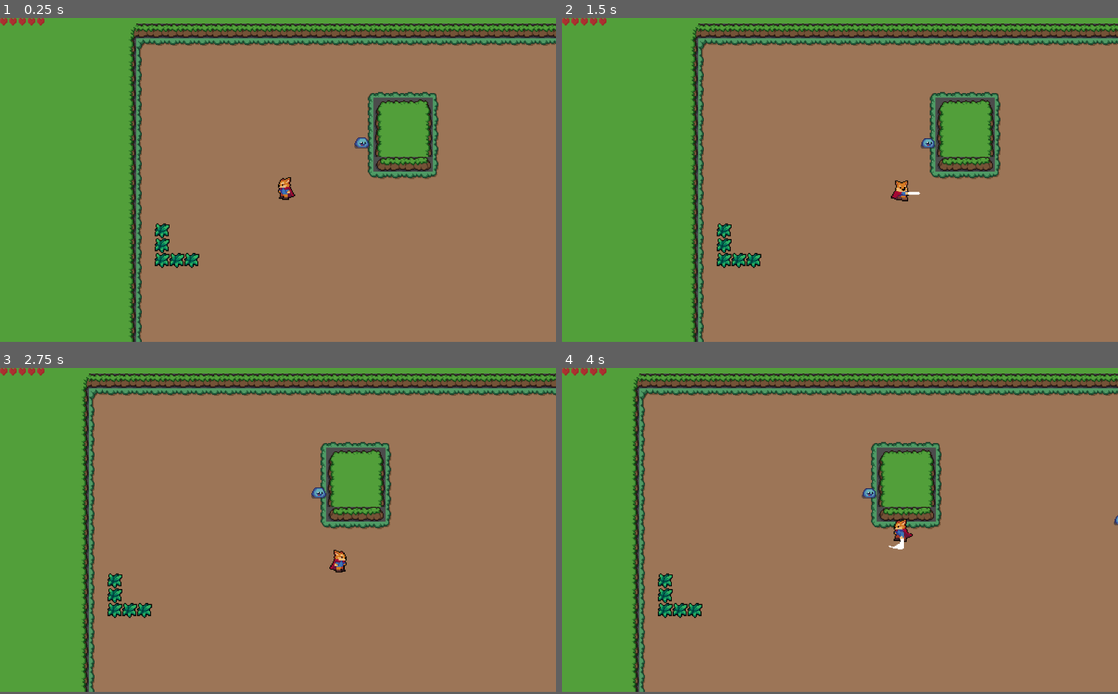
Above: before the commit, frames 1-4 (two rows, left to right).
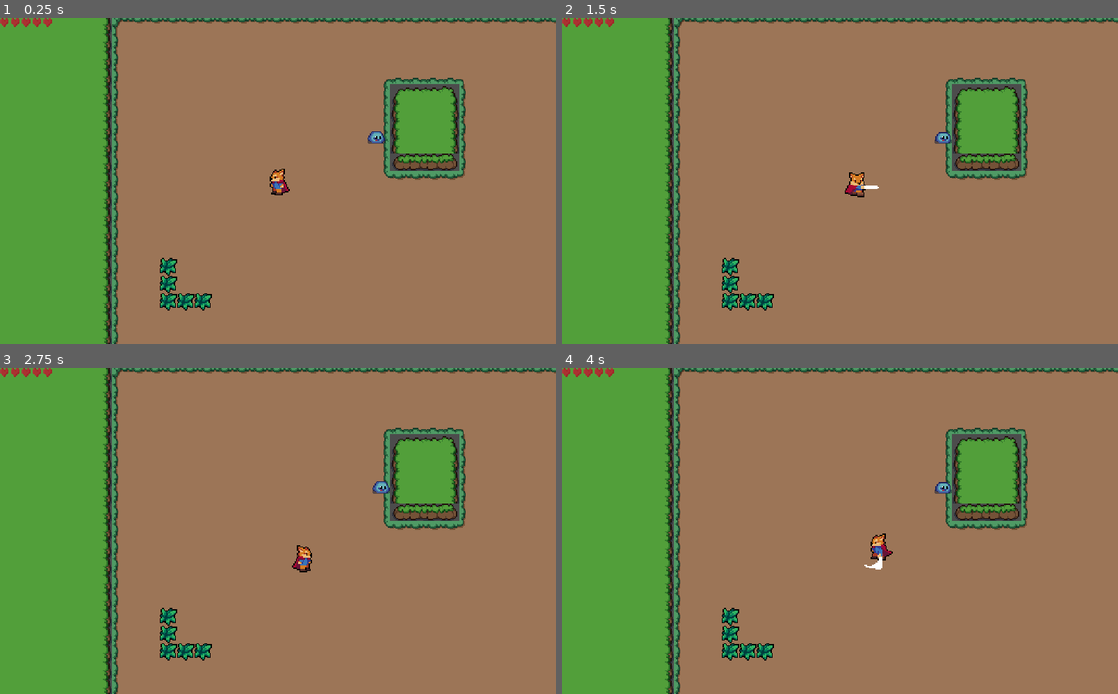
Above: after the commit, the same moments.

Repository: Datara127/Godot_first_project
Game: Godot game, scene res://Scenes/Levels/BaseLevel.tscn
The game is run twice, just before and just after one commit, with the same random seed, the same clock (stepped at 60 frames per second) and the same inputs.
Inputs (mouse positions are in pixels of both pictures, inside the frame that each line leads up to):
- Up to frame 1 (0.25 s): no input
- Up to frame 2 (1.5 s): move the mouse to (962, 164) at 0.52 s; hold D (Move_right) 0.53-1.28 s; tap Space (roll_space, bound only after the commit) at 0.6 s; move the mouse to (728, 197) at 1.27 s; hold S (Move_down) from 1.28 s (still down); click (728, 197) at 1.35 s
- Up to frame 3 (2.75 s): tap Space (roll_space, bound only after the commit) at 1.55, 2.1 s; move the mouse to (333, 459) at 2.02 s; release S (Move_down) at 2.03 s; hold D (Move_right) from 2.03 s (still down)
- Up to frame 4 (4 s): move the mouse to (812, 596) at 2.77 s; release D (Move_right) at 2.78 s; hold W (Move_up) 2.78-3.53 s; tap Space (roll_space, bound only after the commit) at 2.85, 3.8 s; move the mouse to (1006, 579) at 3.52 s; hold A (Move_left) from 3.53 s (still down); click (1006, 579) at 3.6 s
In our replay, the window is 800x466 before the commit and 800x469 after it. These sizes can differ from the game's own. Grey fills any space a smaller window leaves; there, only what the larger window draws over its background counts as a difference.

The runs differ from the first frame. In frame 1, 19% of the frame differs, in the area x 0-100%, y 0-100%; in frame 2, 19%; in frame 3, 22%; in frame 4, 24%.

Commit message:
add animGrass, sword hit animation and hitbox, hurtbox

Diff:
--- a/project_1/Scenes/Entitys/MainPerson.tscn
+++ b/project_1/Scenes/Entitys/MainPerson.tscn
@@ -1,7 +1,8 @@
-[gd_scene load_steps=40 format=2]
+[gd_scene load_steps=53 format=2]
 
 [ext_resource path="res://Assets/characters/PlayerFox.png" type="Texture" id=1]
 [ext_resource path="res://Scripts/MainPerson.gd" type="Script" id=2]
+[ext_resource path="res://Scenes/World/HItBox.tscn" type="PackedScene" id=3]
 
 [sub_resource type="Animation" id=36]
 resource_name = "HitDown"
@@ -32,6 +33,42 @@
 "method": "animation_attack_finish"
 } ]
 }
+tracks/2/type = "value"
+tracks/2/path = NodePath("HitBoxPivot:rotation_degrees")
+tracks/2/interp = 1
+tracks/2/loop_wrap = true
+tracks/2/imported = false
+tracks/2/enabled = true
+tracks/2/keys = {
+"times": PoolRealArray( 0 ),
+"transitions": PoolRealArray( 1 ),
+"update": 0,
+"values": [ 270.0 ]
+}
+tracks/3/type = "value"
+tracks/3/path = NodePath("HitBoxPivot/SwordHItBox/CollisionHitBox:position")
+tracks/3/interp = 1
+tracks/3/loop_wrap = true
+tracks/3/imported = false
+tracks/3/enabled = true
+tracks/3/keys = {
+"times": PoolRealArray( 0 ),
+"transitions": PoolRealArray( 1 ),
+"update": 0,
+"values": [ Vector2( -8, -3 ) ]
+}
+tracks/4/type = "value"
+tracks/4/path = NodePath("HitBoxPivot/SwordHItBox/CollisionHitBox:disabled")
+tracks/4/interp = 1
+tracks/4/loop_wrap = true
+tracks/4/imported = false
+tracks/4/enabled = true
+tracks/4/keys = {
+"times": PoolRealArray( 0, 0.1, 0.3 ),
+"transitions": PoolRealArray( 1, 1, 1 ),
+"update": 1,
+"values": [ true, false, true ]
+}
 
 [sub_resource type="Animation" id=34]
 resource_name = "HitLeft"
@@ -62,11 +99,46 @@
 "method": "animation_attack_finish"
 } ]
 }
+tracks/2/type = "value"
+tracks/2/path = NodePath("HitBoxPivot:rotation_degrees")
+tracks/2/interp = 1
+tracks/2/loop_wrap = true
+tracks/2/imported = false
+tracks/2/enabled = true
+tracks/2/keys = {
+"times": PoolRealArray( 0 ),
+"transitions": PoolRealArray( 1 ),
+"update": 0,
+"values": [ 180.0 ]
+}
+tracks/3/type = "value"
+tracks/3/path = NodePath("HitBoxPivot/SwordHItBox/CollisionHitBox:position")
+tracks/3/interp = 1
+tracks/3/loop_wrap = true
+tracks/3/imported = false
+tracks/3/enabled = true
+tracks/3/keys = {
+"times": PoolRealArray( 0 ),
+"transitions": PoolRealArray( 1 ),
+"update": 0,
+"values": [ Vector2( 1, -3 ) ]
+}
+tracks/4/type = "value"
+tracks/4/path = NodePath("HitBoxPivot/SwordHItBox/CollisionHitBox:disabled")
+tracks/4/interp = 1
+tracks/4/loop_wrap = true
+tracks/4/imported = false
+tracks/4/enabled = true
+tracks/4/keys = {
+"times": PoolRealArray( 0, 0.1, 0.3 ),
+"transitions": PoolRealArray( 1, 1, 1 ),
+"update": 1,
+"values": [ true, false, true ]
+}
 
 [sub_resource type="Animation" id=35]
 resource_name = "HitRight"
 length = 0.4
-loop = true
 tracks/0/type = "value"
 tracks/0/path = NodePath("Sprite:frame")
 tracks/0/interp = 1
@@ -93,11 +165,46 @@
 "method": "animation_attack_finish"
 } ]
 }
+tracks/2/type = "value"
+tracks/2/path = NodePath("HitBoxPivot:rotation_degrees")
+tracks/2/interp = 1
+tracks/2/loop_wrap = true
+tracks/2/imported = false
+tracks/2/enabled = true
+tracks/2/keys = {
+"times": PoolRealArray( 0 ),
+"transitions": PoolRealArray( 1 ),
+"update": 0,
+"values": [ 0.0 ]
+}
+tracks/3/type = "value"
+tracks/3/path = NodePath("HitBoxPivot/SwordHItBox/CollisionHitBox:position")
+tracks/3/interp = 1
+tracks/3/loop_wrap = true
+tracks/3/imported = false
+tracks/3/enabled = true
+tracks/3/keys = {
+"times": PoolRealArray( 0 ),
+"transitions": PoolRealArray( 1 ),
+"update": 0,
+"values": [ Vector2( 0, -1 ) ]
+}
+tracks/4/type = "value"
+tracks/4/path = NodePath("HitBoxPivot/SwordHItBox/CollisionHitBox:disabled")
+tracks/4/interp = 1
+tracks/4/loop_wrap = true
+tracks/4/imported = false
+tracks/4/enabled = true
+tracks/4/keys = {
+"times": PoolRealArray( 0, 0.1, 0.3 ),
+"transitions": PoolRealArray( 1, 1, 1 ),
+"update": 1,
+"values": [ true, false, true ]
+}
 
 [sub_resource type="Animation" id=33]
 resource_name = "HitUp"
 length = 0.4
-loop = true
 tracks/0/type = "value"
 tracks/0/path = NodePath("Sprite:frame")
 tracks/0/interp = 1
@@ -124,6 +231,42 @@
 "method": "animation_attack_finish"
 } ]
 }
+tracks/2/type = "value"
+tracks/2/path = NodePath("HitBoxPivot:rotation_degrees")
+tracks/2/interp = 1
+tracks/2/loop_wrap = true
+tracks/2/imported = false
+tracks/2/enabled = true
+tracks/2/keys = {
+"times": PoolRealArray( 0 ),
+"transitions": PoolRealArray( 1 ),
+"update": 0,
+"values": [ 90.0 ]
+}
+tracks/3/type = "value"
+tracks/3/path = NodePath("HitBoxPivot/SwordHItBox/CollisionHitBox:position")
+tracks/3/interp = 1
+tracks/3/loop_wrap = true
+tracks/3/imported = false
+tracks/3/enabled = true
+tracks/3/keys = {
+"times": PoolRealArray( 0 ),
+"transitions": PoolRealArray( 1 ),
+"update": 0,
+"values": [ Vector2( 3, 0 ) ]
+}
+tracks/4/type = "value"
+tracks/4/path = NodePath("HitBoxPivot/SwordHItBox/CollisionHitBox:disabled")
+tracks/4/interp = 1
+tracks/4/loop_wrap = true
+tracks/4/imported = false
+tracks/4/enabled = true
+tracks/4/keys = {
+"times": PoolRealArray( 0, 0.1, 0.3 ),
+"transitions": PoolRealArray( 1, 1, 1 ),
+"update": 1,
+"values": [ true, false, true ]
+}
 
 [sub_resource type="Animation" id=45]
 resource_name = "IdleDown"
@@ -206,6 +349,174 @@
 "transitions": PoolRealArray( 1 ),
 "update": 0,
 "values": [ 0 ]
+}
+tracks/1/type = "value"
+tracks/1/path = NodePath("HitBoxPivot/SwordHItBox/CollisionHitBox:rotation_degrees")
+tracks/1/interp = 1
+tracks/1/loop_wrap = true
+tracks/1/imported = false
+tracks/1/enabled = true
+tracks/1/keys = {
+"times": PoolRealArray( 0 ),
+"transitions": PoolRealArray( 1 ),
+"update": 0,
+"values": [ 0.0 ]
+}
+tracks/2/type = "value"
+tracks/2/path = NodePath("HitBoxPivot:rotation_degrees")
+tracks/2/interp = 1
+tracks/2/loop_wrap = true
+tracks/2/imported = false
+tracks/2/enabled = true
+tracks/2/keys = {
+"times": PoolRealArray( 0 ),
+"transitions": PoolRealArray( 1 ),
+"update": 0,
+"values": [ 0.0 ]
+}
+tracks/3/type = "value"
+tracks/3/path = NodePath("HitBoxPivot/SwordHItBox/CollisionHitBox:position")
+tracks/3/interp = 1
+tracks/3/loop_wrap = true
+tracks/3/imported = false
+tracks/3/enabled = true
+tracks/3/keys = {
+"times": PoolRealArray( 0 ),
+"transitions": PoolRealArray( 1 ),
+"update": 0,
+"values": [ Vector2( 1, -3 ) ]
+}
+tracks/4/type = "value"
+tracks/4/path = NodePath("HitBoxPivot/SwordHItBox/CollisionHitBox:disabled")
+tracks/4/interp = 1
+tracks/4/loop_wrap = true
+tracks/4/imported = false
+tracks/4/enabled = true
+tracks/4/keys = {
+"times": PoolRealArray( 0 ),
+"transitions": PoolRealArray( 1 ),
+"update": 0,
+"values": [ true ]
+}
+
+[sub_resource type="Animation" id=70]
+resource_name = "RollDown"
+length = 0.5
+tracks/0/type = "value"
+tracks/0/path = NodePath("Sprite:frame")
+tracks/0/interp = 1
+tracks/0/loop_wrap = true
+tracks/0/imported = false
+tracks/0/enabled = true
+tracks/0/keys = {
+"times": PoolRealArray( 0, 0.1, 0.2, 0.3, 0.4 ),
+"transitions": PoolRealArray( 1, 1, 1, 1, 1 ),
+"update": 1,
+"values": [ 55, 56, 57, 58, 59 ]
+}
+tracks/1/type = "method"
+tracks/1/path = NodePath(".")
+tracks/1/interp = 1
+tracks/1/loop_wrap = true
+tracks/1/imported = false
+tracks/1/enabled = true
+tracks/1/keys = {
+"times": PoolRealArray( 0.5 ),
+"transitions": PoolRealArray( 1 ),
+"values": [ {
+"args": [  ],
+"method": "animation_roll_finish"
+} ]
+}
+
+[sub_resource type="Animation" id=71]
+resource_name = "RollLeft"
+length = 0.5
+tracks/0/type = "value"
+tracks/0/path = NodePath("Sprite:frame")
+tracks/0/interp = 1
+tracks/0/loop_wrap = true
+tracks/0/imported = false
+tracks/0/enabled = true
+tracks/0/keys = {
+"times": PoolRealArray( 0, 0.1, 0.2, 0.3, 0.4 ),
+"transitions": PoolRealArray( 1, 1, 1, 1, 1 ),
+"update": 1,
+"values": [ 50, 51, 52, 53, 54 ]
+}
+tracks/1/type = "method"
+tracks/1/path = NodePath(".")
+tracks/1/interp = 1
+tracks/1/loop_wrap = true
+tracks/1/imported = false
+tracks/1/enabled = true
+tracks/1/keys = {
+"times": PoolRealArray( 0.5 ),
+"transitions": PoolRealArray( 1 ),
+"values": [ {
+"args": [  ],
+"method": "animation_roll_finish"
+} ]
+}
+
+[sub_resource type="Animation" id=68]
+resource_name = "RollRight"
+length = 0.5
+tracks/0/type = "value"
+tracks/0/path = NodePath("Sprite:frame")
+tracks/0/interp = 1
+tracks/0/loop_wrap = true
+tracks/0/imported = false
+tracks/0/enabled = true
+tracks/0/keys = {
+"times": PoolRealArray( 0, 0.1, 0.2, 0.3, 0.4 ),
+"transitions": PoolRealArray( 1, 1, 1, 1, 1 ),
+"update": 1,
+"values": [ 40, 41, 42, 43, 44 ]
+}
+tracks/1/type = "method"
+tracks/1/path = NodePath(".")
+tracks/1/interp = 1
+tracks/1/loop_wrap = true
+tracks/1/imported = false
+tracks/1/enabled = true
+tracks/1/keys = {
+"times": PoolRealArray( 0.5 ),
+"transitions": PoolRealArray( 1 ),
+"values": [ {
+"args": [  ],
+"method": "animation_roll_finish"
+} ]
+}
+
+[sub_resource type="Animation" id=69]
+resource_name = "RollUp"
+length = 0.5
+tracks/0/type = "value"
+tracks/0/path = NodePath("Sprite:frame")
+tracks/0/interp = 1
+tracks/0/loop_wrap = true
+tracks/0/imported = false
+tracks/0/enabled = true
+tracks/0/keys = {
+"times": PoolRealArray( 0, 0.1, 0.2, 0.3, 0.4 ),
+"transitions": PoolRealArray( 1, 1, 1, 1, 1 ),
+"update": 1,
+"values": [ 45, 46, 47, 48, 49 ]
+}
+tracks/1/type = "method"
+tracks/1/path = NodePath(".")
+tracks/1/interp = 1
+tracks/1/loop_wrap = true
+tracks/1/imported = false
+tracks/1/enabled = true
+tracks/1/keys = {
+"times": PoolRealArray( 0.5 ),
+"transitions": PoolRealArray( 1 ),
+"values": [ {
+"args": [  ],
+"method": "animation_roll_finish"
+} ]
 }
 
 [sub_resource type="Animation" id=41]
@@ -324,6 +635,31 @@
 blend_point_3/pos = Vector2( 1, 0 )
 blend_mode = 1
 
+[sub_resource type="AnimationNodeAnimation" id=72]
+animation = "RollLeft"
+
+[sub_resource type="AnimationNodeAnimation" id=73]
+animation = "RollUp"
+
+[sub_resource type="AnimationNodeAnimation" id=74]
+animation = "RollDown"
+
+[sub_resource type="AnimationNodeAnimation" id=75]
+animation = "RollRight"
+
+[sub_resource type="AnimationNodeBlendSpace2D" id=76]
+blend_point_0/node = SubResource( 72 )
+blend_point_0/pos = Vector2( -1, 0 )
+blend_point_1/node = SubResource( 73 )
+blend_point_1/pos = Vector2( 0, 1.1 )
+blend_point_2/node = SubResource( 74 )
+blend_point_2/pos = Vector2( 0, -1 )
+blend_point_3/node = SubResource( 75 )
+blend_point_3/pos = Vector2( 1, 0 )
+min_space = Vector2( -1, -1.1 )
+max_space = Vector2( 1, 1.1 )
+blend_mode = 1
+
 [sub_resource type="AnimationNodeAnimation" id=53]
 animation = "RunLeft"
 
@@ -357,26 +693,37 @@
 
 [sub_resource type="AnimationNodeStateMachineTransition" id=62]
 
+[sub_resource type="AnimationNodeStateMachineTransition" id=77]
+
+[sub_resource type="AnimationNodeStateMachineTransition" id=78]
+
 [sub_resource type="AnimationNodeStateMachine" id=51]
 states/Attack/node = SubResource( 60 )
 states/Attack/position = Vector2( 512, 182 )
 states/Idle/node = SubResource( 50 )
 states/Idle/position = Vector2( 512, 65 )
+states/Roll/node = SubResource( 76 )
+states/Roll/position = Vector2( 512, -30.9738 )
 states/Run/node = SubResource( 57 )
 states/Run/position = Vector2( 706, 65 )
-transitions = [ "Idle", "Run", SubResource( 58 ), "Run", "Idle", SubResource( 59 ), "Attack", "Idle", SubResource( 61 ), "Idle", "Attack", SubResource( 62 ) ]
+transitions = [ "Idle", "Run", SubResource( 58 ), "Run", "Idle", SubResource( 59 ), "Attack", "Idle", SubResource( 61 ), "Idle", "Attack", SubResource( 62 ), "Roll", "Idle", SubResource( 77 ), "Idle", "Roll", SubResource( 78 ) ]
 start_node = "Idle"
+graph_offset = Vector2( 0, -79.9738 )
 
 [sub_resource type="AnimationNodeStateMachinePlayback" id=52]
 
 [sub_resource type="RectangleShape2D" id=1]
-extents = Vector2( 6.15333, 7.39449 )
+extents = Vector2( 6.15333, 2.58807 )
 
 [sub_resource type="RectangleShape2D" id=25]
 extents = Vector2( 5.76177, 10.4513 )
 
 [sub_resource type="RectangleShape2D" id=32]
 extents = Vector2( 5.5, 4.25 )
+
+[sub_resource type="CapsuleShape2D" id=67]
+radius = 9.0
+height = 12.0
 
 [node name="KinematicBody2D" type="KinematicBody2D"]
 collision_layer = 2
@@ -384,7 +731,6 @@
 script = ExtResource( 2 )
 
 [node name="Sprite" type="Sprite" parent="."]
-position = Vector2( 7.5, 8.375 )
 scale = Vector2( 1.0791, 1.0283 )
 texture = ExtResource( 1 )
 hframes = 60
@@ -401,6 +747,10 @@
 anims/IdleRight = SubResource( 44 )
 anims/IdleUp = SubResource( 42 )
 anims/RESET = SubResource( 37 )
+anims/RollDown = SubResource( 70 )
+anims/RollLeft = SubResource( 71 )
+anims/RollRight = SubResource( 68 )
+anims/RollUp = SubResource( 69 )
 anims/RunDown = SubResource( 41 )
 anims/RunLeft = SubResource( 39 )
 anims/RunRight = SubResource( 40 )
@@ -413,10 +763,11 @@
 parameters/playback = SubResource( 52 )
 parameters/Attack/blend_position = Vector2( 0, 0 )
 parameters/Idle/blend_position = Vector2( 0, 0 )
+parameters/Roll/blend_position = Vector2( 0, 0 )
 parameters/Run/blend_position = Vector2( 0, 0 )
 
-[node name="CollisionShape2D" type="CollisionShape2D" parent="."]
-position = Vector2( 7.61021, 9.99999 )
+[node name="CollisionPlayer" type="CollisionShape2D" parent="."]
+position = Vector2( 0.392679, 8.247 )
 scale = Vector2( 0.911735, 1.35236 )
 shape = SubResource( 1 )
 
@@ -431,17 +782,32 @@
 collision_mask = 5
 
 [node name="CollisionShape2D" type="CollisionShape2D" parent="Take_dmg"]
-position = Vector2( 7.21753, 10.253 )
+position = Vector2( 0, 2 )
 scale = Vector2( 1.0791, 1.0283 )
 shape = SubResource( 25 )
 
 [node name="SwordHit" type="Area2D" parent="."]
+visible = false
 
 [node name="CollisionShape2D" type="CollisionShape2D" parent="SwordHit"]
 modulate = Color( 1, 0.0470588, 0.0666667, 1 )
-position = Vector2( 19.5, 11.75 )
+position = Vector2( 23.5, 11.75 )
 shape = SubResource( 32 )
 disabled = true
 
+[node name="HitBoxPivot" type="Position2D" parent="."]
+rotation = 4.71239
+
+[node name="SwordHItBox" parent="HitBoxPivot" instance=ExtResource( 3 )]
+position = Vector2( 18, 2 )
+collision_layer = 16
+
+[node name="CollisionHitBox" parent="HitBoxPivot/SwordHItBox" index="0"]
+position = Vector2( -8, -3 )
+shape = SubResource( 67 )
+disabled = true
+
 [connection signal="body_entered" from="Take_dmg" to="." method="enemy_contact"]
 [connection signal="body_entered" from="SwordHit" to="." method="sword_hit"]
+
+[editable path="HitBoxPivot/SwordHItBox"]
--- /dev/null
+++ b/project_1/Scenes/Environment/EffectGrass_1.tscn
@@ -0,0 +1,42 @@
+[gd_scene load_steps=9 format=2]
+
+[ext_resource path="res://Assets/effects/GrassEffect_1.png" type="Texture" id=1]
+[ext_resource path="res://Scripts/EnviromentScripts/EffectGrass_1.gd" type="Script" id=2]
+
+[sub_resource type="AtlasTexture" id=1]
+atlas = ExtResource( 1 )
+region = Rect2( 0, 0, 32, 32 )
+
+[sub_resource type="AtlasTexture" id=2]
+atlas = ExtResource( 1 )
+region = Rect2( 32, 0, 32, 32 )
+
+[sub_resource type="AtlasTexture" id=3]
+atlas = ExtResource( 1 )
+region = Rect2( 64, 0, 32, 32 )
+
+[sub_resource type="AtlasTexture" id=4]
+atlas = ExtResource( 1 )
+region = Rect2( 96, 0, 32, 32 )
+
+[sub_resource type="AtlasTexture" id=5]
+atlas = ExtResource( 1 )
+region = Rect2( 128, 0, 32, 32 )
+
+[sub_resource type="SpriteFrames" id=6]
+animations = [ {
+"frames": [ SubResource( 1 ), SubResource( 2 ), SubResource( 3 ), SubResource( 4 ), SubResource( 5 ) ],
+"loop": true,
+"name": "AnimationGrass",
+"speed": 11.0
+} ]
+
+[node name="EffectGrass_1" type="Node2D"]
+script = ExtResource( 2 )
+
+[node name="AnimatedSprite" type="AnimatedSprite" parent="."]
+frames = SubResource( 6 )
+animation = "AnimationGrass"
+centered = false
+
+[connection signal="animation_finished" from="AnimatedSprite" to="." method="_on_AnimatedSprite_animation_finished"]
--- a/project_1/Scenes/Environment/Grass_1.tscn
+++ b/project_1/Scenes/Environment/Grass_1.tscn
@@ -1,11 +1,26 @@
-[gd_scene load_steps=2 format=2]
+[gd_scene load_steps=5 format=2]
 
 [ext_resource path="res://Assets/world/Grass.png" type="Texture" id=1]
+[ext_resource path="res://Scripts/EnviromentScripts/Grass_1.gd" type="Script" id=2]
+[ext_resource path="res://Scenes/World/HurtBox.tscn" type="PackedScene" id=3]
+
+[sub_resource type="RectangleShape2D" id=1]
+extents = Vector2( 6, 6 )
 
 [node name="Grass" type="Node2D"]
+script = ExtResource( 2 )
 
 [node name="Sprite" type="Sprite" parent="."]
+texture = ExtResource( 1 )
+centered = false
 
-[node name="Grass" type="Sprite" parent="Sprite"]
-position = Vector2( -8, -8 )
-texture = ExtResource( 1 )
+[node name="HurtBox" parent="." instance=ExtResource( 3 )]
+collision_layer = 16
+
+[node name="CollisionHurtBox" parent="HurtBox" index="0"]
+position = Vector2( 16, 16 )
+shape = SubResource( 1 )
+
+[connection signal="area_entered" from="HurtBox" to="." method="_on_HurtBox_area_entered"]
+
+[editable path="HurtBox"]
--- /dev/null
+++ b/project_1/Scenes/World/HItBox.tscn
@@ -0,0 +1,7 @@
+[gd_scene format=2]
+
+[node name="HItBox" type="Area2D"]
+collision_layer = 0
+collision_mask = 16
+
+[node name="CollisionHitBox" type="CollisionShape2D" parent="."]
--- /dev/null
+++ b/project_1/Scenes/World/HurtBox.tscn
@@ -0,0 +1,7 @@
+[gd_scene format=2]
+
+[node name="HurtBox" type="Area2D"]
+collision_layer = 0
+collision_mask = 0
+
+[node name="CollisionHurtBox" type="CollisionShape2D" parent="."]
--- /dev/null
+++ b/project_1/Scripts/EnviromentScripts/EffectGrass_1.gd
@@ -0,0 +1,12 @@
+extends Node2D
+
+
+onready var animSprite = $AnimatedSprite
+
+
+func _ready():
+	animSprite.play("AnimationGrass")
+
+
+func _on_AnimatedSprite_animation_finished():
+	queue_free()
--- /dev/null
+++ b/project_1/Scripts/EnviromentScripts/Grass_1.gd
@@ -0,0 +1,14 @@
+extends Node2D
+
+
+func create_grass_effect():
+	var GrassEffect = load("res://Scenes/Environment/EffectGrass_1.tscn")
+	var grassEffect = GrassEffect.instance()
+	var world = get_tree().current_scene
+	world.add_child(grassEffect)
+	grassEffect.global_position = global_position
+
+
+func _on_HurtBox_area_entered(area):
+	create_grass_effect()
+	queue_free()
--- a/project_1/Scripts/MainPerson.gd
+++ b/project_1/Scripts/MainPerson.gd
@@ -25,10 +25,10 @@
 			move_state(delta)
 
 		State.ATTACK:
-			attack_state(delta)
+			attack_state()
 
 		State.ROLL:
-			pass
+			roll_state()
 
 
 func move_state(delta):
@@ -39,12 +39,15 @@
 
 	if Input.is_action_just_pressed("hit_player"):
 		state = State.ATTACK
+	if Input.is_action_just_pressed("roll_space"):
+		state = State.ROLL
 
 	if state == State.MOVE:
 		if move_direction != Vector2.ZERO:
 			animTree.set("parameters/Idle/blend_position", move_direction)
 			animTree.set("parameters/Run/blend_position", move_direction)
 			animTree.set("parameters/Attack/blend_position", move_direction)
+			animTree.set("parameters/Roll/blend_position", move_direction)
 			animState.travel("Run")
 			velocity = velocity.move_toward(move_direction * MAX_SPEED, ACCELERATION * delta)
 		else:
@@ -54,8 +57,12 @@
 	velocity = move_and_slide(velocity)
 
 
-func attack_state(delta):
+func attack_state():
 	animState.travel("Attack")
+
+
+func roll_state():
+	animState.travel("Roll")
 
 
 func sword_hit(enemy: Node2D):
@@ -64,6 +71,9 @@
 
 
 func animation_attack_finish():
+	state = State.MOVE
+
+func animation_roll_finish():
 	state = State.MOVE
 
 
--- a/project_1/project.godot
+++ b/project_1/project.godot
@@ -16,8 +16,9 @@
 
 [display]
 
-window/size/width=1200
-window/size/height=700
+window/size/test_width=1280
+window/size/test_height=720
+window/stretch/mode="2d"
 
 [importer_defaults]
 
@@ -71,12 +72,19 @@
 , Object(InputEventKey,"resource_local_to_scene":false,"resource_name":"","device":0,"alt":false,"shift":false,"control":false,"meta":false,"command":false,"pressed":false,"scancode":74,"physical_scancode":0,"unicode":0,"echo":false,"script":null)
  ]
 }
+roll_space={
+"deadzone": 0.5,
+"events": [ Object(InputEventKey,"resource_local_to_scene":false,"resource_name":"","device":0,"alt":false,"shift":false,"control":false,"meta":false,"command":false,"pressed":false,"scancode":32,"physical_scancode":0,"unicode":0,"echo":false,"script":null)
+ ]
+}
 
 [layer_names]
 
 2d_physics/layer_1="Environment"
 2d_physics/layer_2="player"
 2d_physics/layer_3="enemy"
+2d_physics/layer_4="PlayerHitBox"
+2d_physics/layer_5="EnemyHurtBox"
 
 [physics]
 
Binary file added: project_1/Assets/effects/GrassEffect_1.png
Not shown, added: project_1/Assets/effects/GrassEffect_1.png.import
Not shown: 1 places in project_1/Scenes/Levels/BaseLevel.tscn that only renumber resources
